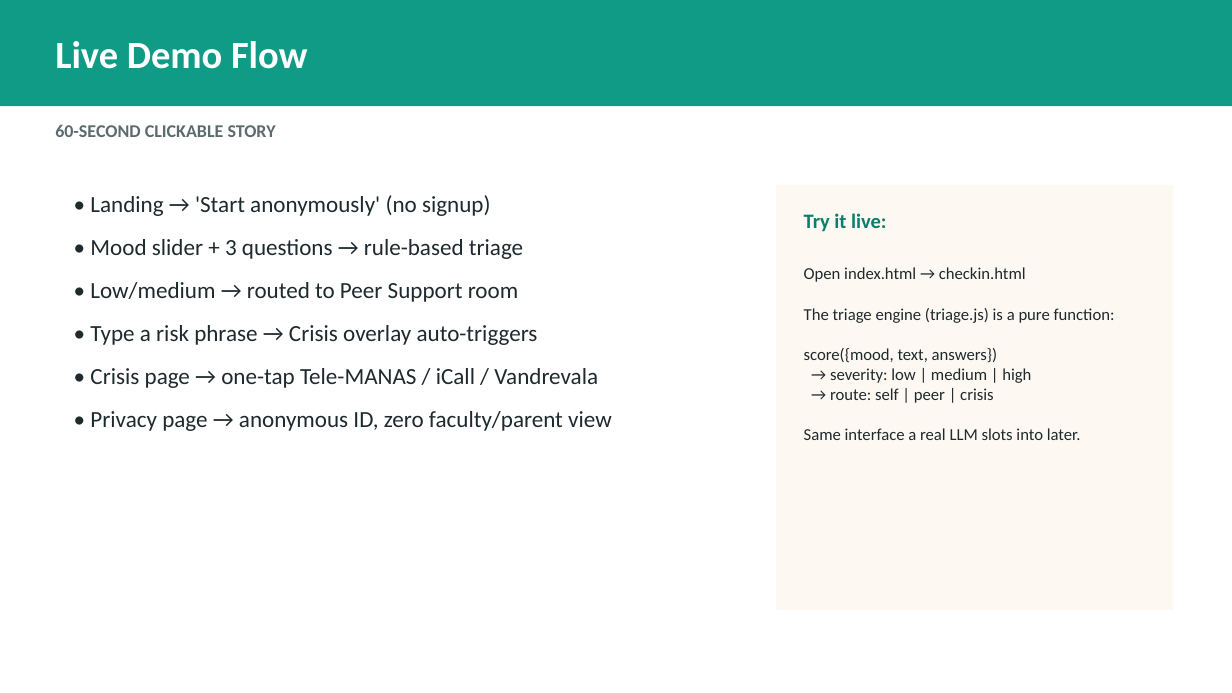
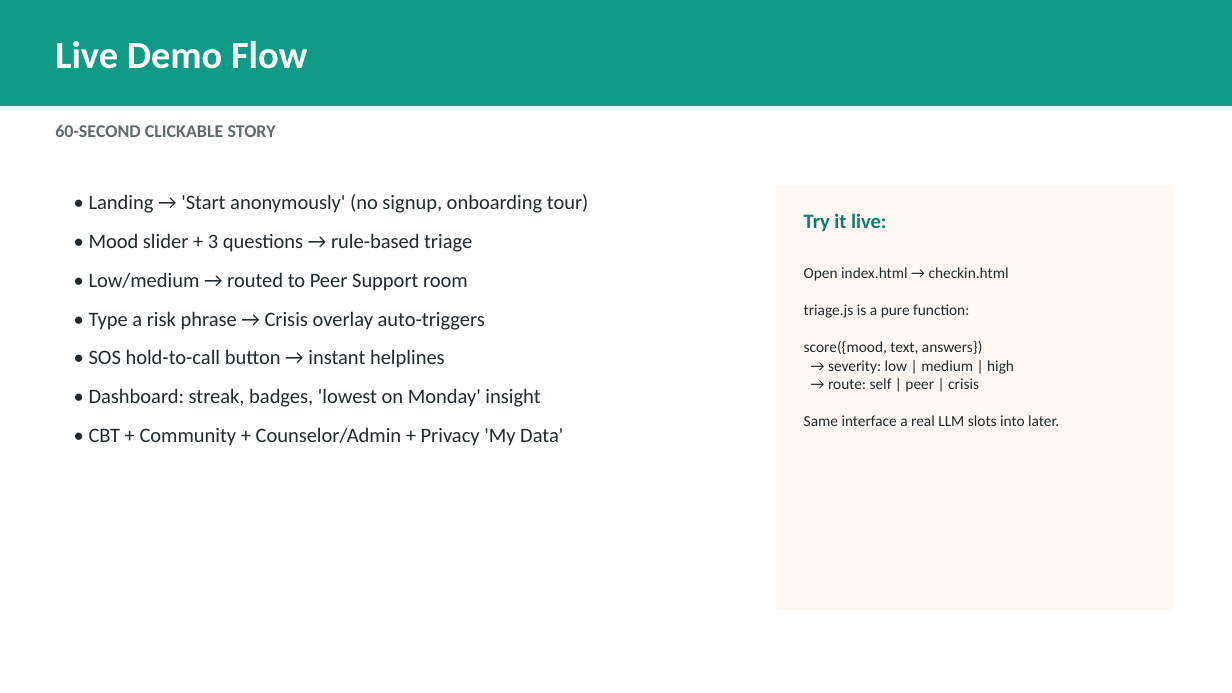
Before and after one commit to mellowpraful/vistaraz-site, a slide deck: slide 6 of pitch/MANNMITRA.pptx (slide 5 before the commit). Drawn at 1232x693 pixels with LibreOffice and Linux fonts; fonts in the diff are those of the drawing. Boxes give left, top, right and bottom in pixels: in the first picture for what was removed or moved away, otherwise in the second. Text is boxed around its words. In the diff, an @@ line names an element or a change of style, - is before the commit and + after.

Commit message:
Add Gujarati (gu) language + update full pitch deck
- Gujarati translations in i18n.js (all UI strings), added to lang switcher
- Gujarati button + content on resources.html
- Gujarati crisis/distress keywords in triage.js
- Rewrote build_deck.py: 13-slide deck covering full product
  (4 layers, feature map, demo, architecture, privacy/safety, multilingual
  EN/HI/MR/GU + a11y, scalability, impact metrics, credibility, ask)
- README languages updated

```diff
--- a/pitch/MANNMITRA.pptx
+++ b/pitch/MANNMITRA.pptx
@@ text at [89, 194, 589, 213]: text changed; size 18 to 16 pt @@
-• Landing → 'Start anonymously' (no signup)
+• Landing → 'Start anonymously' (no signup, onboarding tour)
@@ text at [89, 233, 485, 330]: size 18 to 16 pt in "• Mood slider + 3 questions → ...", "• Low/medium → routed to Peer Support ...", "• Type a risk phrase → Crisis ..."; less space between paragraphs @@
@@ text at [804, 267, 1059, 426]: text changed; size 13 to 12 pt @@
-Open index.html → checkin.html
-The triage engine (triage.js) is a pure function:
-score({mood, text, answers})
-→ severity: low | medium | high
-→ route: self | peer | crisis
-Same interface a real LLM slots into later.
+Open index.html → checkin.html
+triage.js is a pure function:
+score({mood, text, answers})
+→ severity: low | medium | high
+→ route: self | peer | crisis
+Same interface a real LLM slots into later.
@@ text at [89, 349, 563, 446]: text changed; size 18 to 16 pt @@
-• Crisis page → one-tap Tele-MANAS / iCall / Vandrevala
-• Privacy page → anonymous ID, zero faculty/parent view
+• SOS hold-to-call button → instant helplines
+• Dashboard: streak, badges, 'lowest on Monday' insight
+• CBT + Community + Counselor/Admin + Privacy 'My Data'
```
Also in this commit, not shown: 5 other slides changed, 3 slides added, 5 other files.
